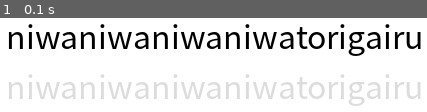
Above: before the commit, frame 1.
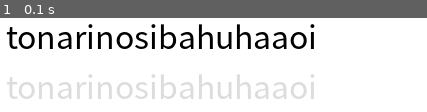
Above: after the commit, the same moment.

Repository: FLT4613/pygame-test
Game: pygame game, started from main.py
The game is run twice, just before and just after one commit, with the same random seed, the same clock (stepped at 60 frames per second) and the same inputs.
Inputs:
- Up to frame 1 (0.1 s): no input

The runs differ from the first frame. In frame 1, 17% of the frame differs, in the area x 1-99%, y 6-94%.

Commit message:
ランダムに出題する

Diff:
--- a/main.py
+++ b/main.py
@@ -104,9 +104,17 @@
 
 words_font = pygame.font.SysFont('Meiryo UI', 32)
 input_chrs = []
-target_sentence = 'niwaniwaniwaniwatorigairu'
-remain_chrs = [c for c in target_sentence]
+remain_chrs = []
+
+sentences = ['niwaniwaniwaniwatorigairu', 'sarumokikaraotiru', 'tonarinosibahuhaaoi']
+target_sentence = sentences[0]
+
 while 1:
+    if not remain_chrs:
+        input_chrs = []
+        target_sentence = random.choice(sentences)
+        remain_chrs = [c for c in target_sentence]
+
     screen.fill((255, 255, 255))
     screen.blit(words_font.render(target_sentence, True, (0, 0, 0)), (100, 300))
     screen.blit(words_font.render(target_sentence, True, (220, 220, 220)), (100, 350))
